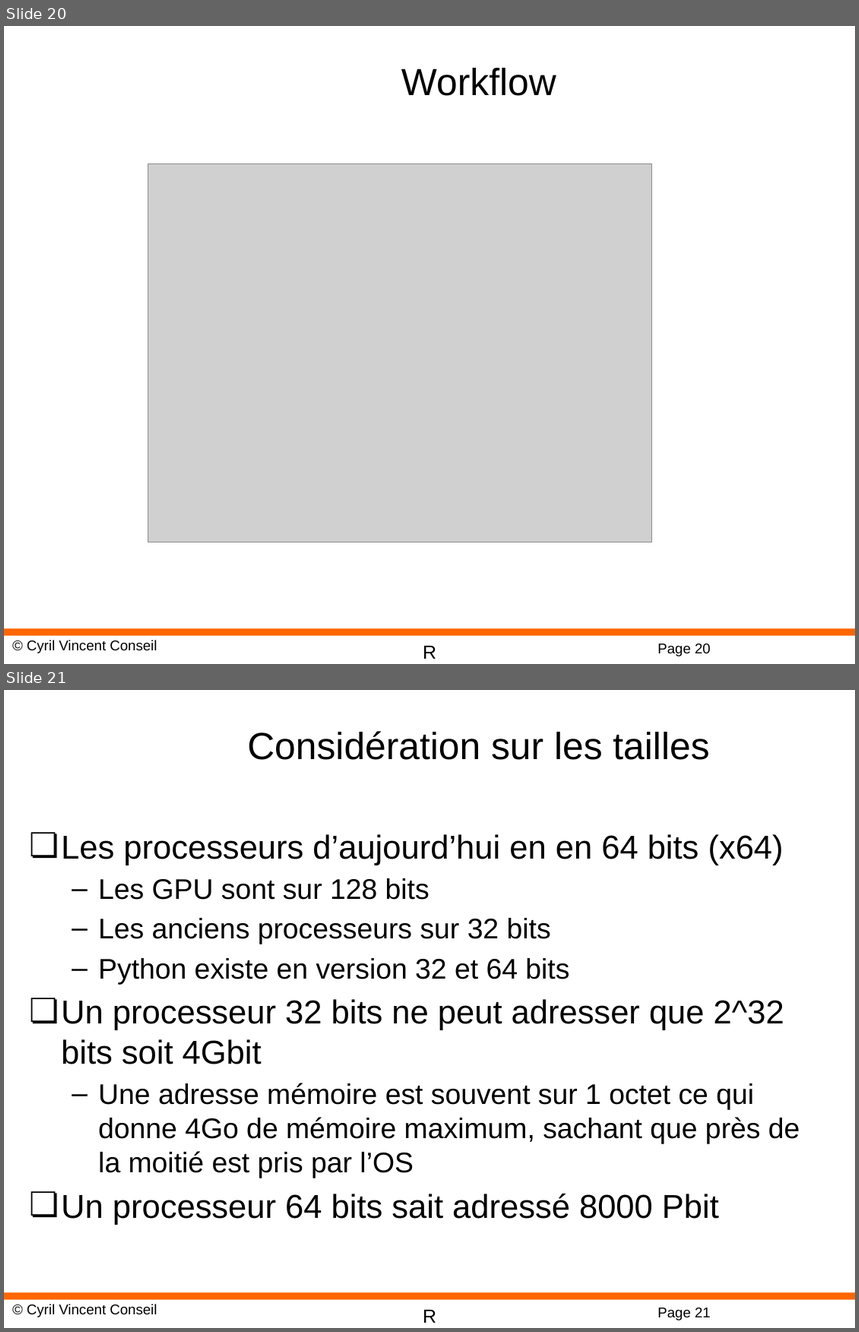
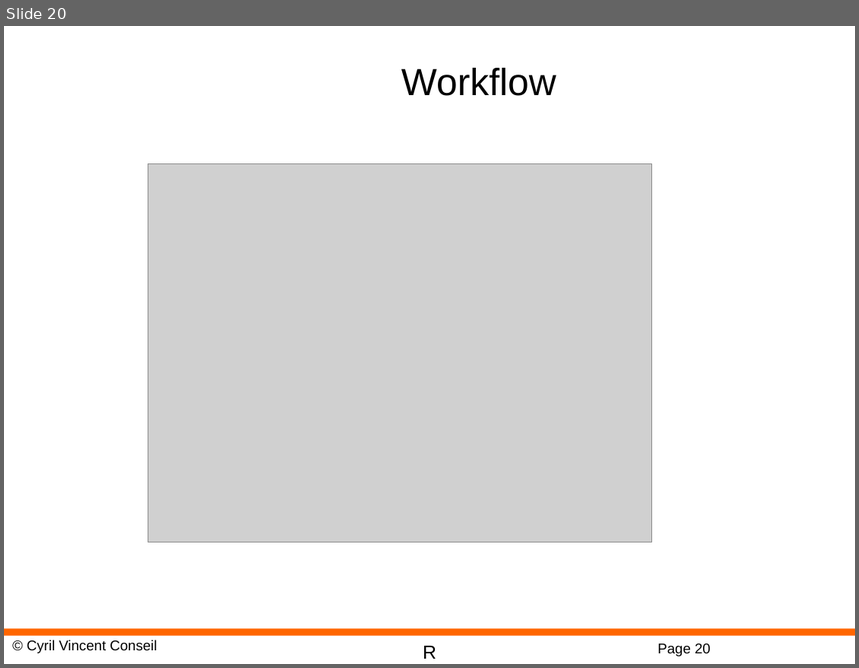
Before and after one commit to cyrilvincent/R, a slide deck: ppt/R-01-Intro.pptx. Shown one above the other, each under a label of ours: slides 20 and 21 before the commit, slide 20 after it. The pictures are 859x1332 and 859x668 pixels, drawn with LibreOffice and Linux fonts; fonts in the diff are those of the drawing; grey boxes stand for pictures; background and template pictures are left out. Boxes give left, top, right and bottom in pixels: in the first picture for what was removed or moved away, otherwise in the second. Text is boxed around its words. In the diff, an @@ line names an element or a change of style, - is before the commit and + after.

```diff
--- a/ppt/R-01-Intro.pptx
+++ b/ppt/R-01-Intro.pptx
@@ slide 21 removed at [4,690,855,1328], background #FFFFFF; not listed: 4 template elements that a slide beside it also shows @@
@@ title removed at [247,731,709,760] @@
-Considération sur les tailles
@@ text removed at [61,834,800,1225] @@
-❏ Les processeurs d’aujourd’hui en en 64 bits (x64)
-  – Les GPU sont sur 128 bits
-  – Les anciens processeurs sur 32 bits
-  – Python existe en version 32 et 64 bits
-❏ Un processeur 32 bits ne peut adresser que 2^32 bits soit 4Gbit
-  – Une adresse mémoire est souvent sur 1 octet ce qui donne 4Go de mémoire maximum, sachant que près de la moitié est pris par l’OS
-❏ Un processeur 64 bits sait adressé 8000 Pbit
```
Also in this commit, not shown: 2 other slides removed, 3 other files.
